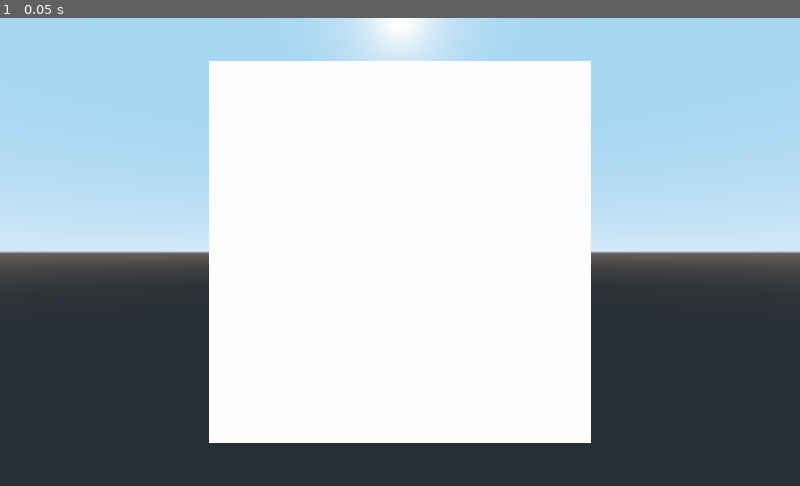
Above: before the commit, frame 1.
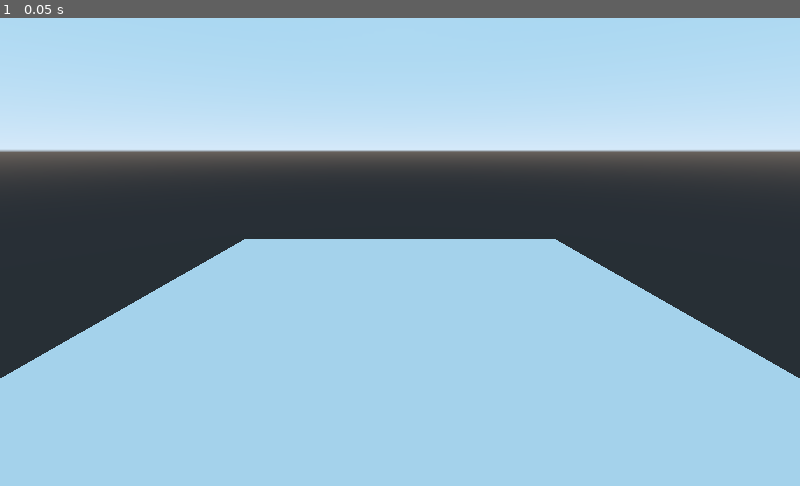
Above: after the commit, the same moment.

Repository: sisipun/Bugttle3D
Game: Godot game, scene res://Level/Level.tscn
The game is run twice, just before and just after one commit, with the same random seed, the same clock (stepped at 60 frames per second) and the same inputs.
Inputs:
- Up to frame 1 (0.05 s): no input

The runs differ from the first frame. In frame 1, 81% of the frame differs, in the area x 0-100%, y 0-100%.

Commit message:
Generate aligned field from tiles

Diff:
--- a/Level/Level.gd
+++ b/Level/Level.gd
@@ -5,8 +5,17 @@
 
 
 export (PackedScene) var _tile_scene = _tile_scene as PackedScene
+export (int) var size = 5
+
+
+var _map: Array = []
 
 
 func _ready() -> void:
-	var tile: Tile = _tile_scene.instance()
-	add_child(tile)
+	for i in range(size):
+		for j in range(size):
+			var tile: Tile = _tile_scene.instance()
+			var offset: float = (size - 1.0) / 2.0
+			tile.init(Vector3((i - offset) * tile.length(), 0, (j - offset) * tile.width()))
+			_map.append(tile)
+			add_child(tile)
--- a/Level/Level.tscn
+++ b/Level/Level.tscn
@@ -6,9 +6,10 @@
 [node name="Level" type="Spatial"]
 script = ExtResource( 1 )
 _tile_scene = ExtResource( 2 )
+size = 10
 
 [node name="Camera" type="Camera" parent="."]
-transform = Transform( 1, 0, 0, 0, 1, 0, 0, 0, 1, 0, 0, 2.7497 )
+transform = Transform( 1, 0, 0, 0, 0.956981, 0.290151, 0, -0.290151, 0.956981, 0, 4, 6 )
 
 [node name="DirectionalLight" type="DirectionalLight" parent="."]
 
--- a/Level/Tile.gd
+++ b/Level/Tile.gd
@@ -4,5 +4,31 @@
 class_name Tile
 
 
+export (NodePath) onready var _shape = get_node(_shape) as CollisionShape
+
+
+var _length: float = 1.0
+var _height: float = 1.0
+var _width: float = 1.0
+
+
 func _ready() -> void:
-	pass
+	_length = _shape.shape.extents.x
+	_height = _shape.shape.extents.y
+	_width = _shape.shape.extents.z
+
+
+func init(position: Vector3) -> void:
+	self.transform.origin = position
+
+
+func length() -> float:
+	return _length
+
+
+func width() -> float:
+	return _width
+
+
+func height() -> float:
+	return _height
--- a/Level/Tile.tscn
+++ b/Level/Tile.tscn
@@ -8,6 +8,7 @@
 
 [node name="Tile" type="StaticBody"]
 script = ExtResource( 1 )
+_shape = NodePath("Shape")
 
 [node name="Shape" type="CollisionShape" parent="."]
 shape = SubResource( 1 )
